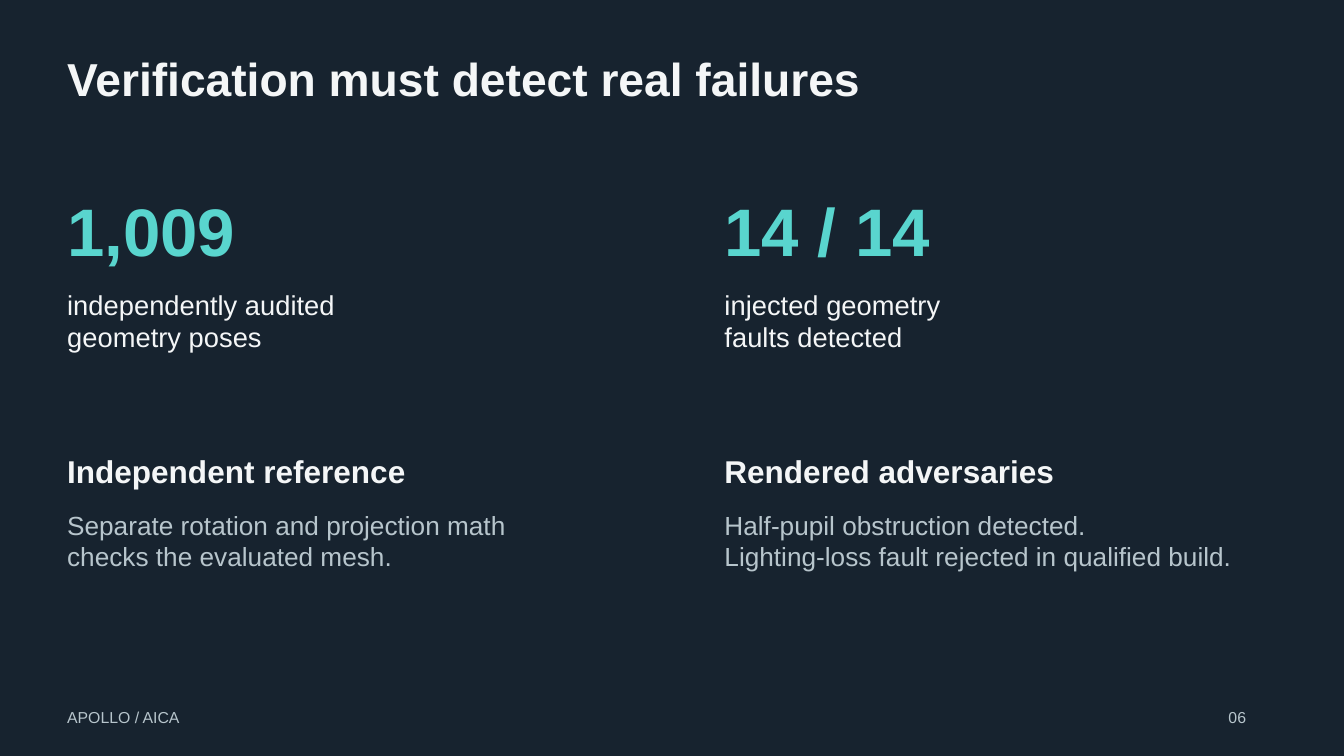
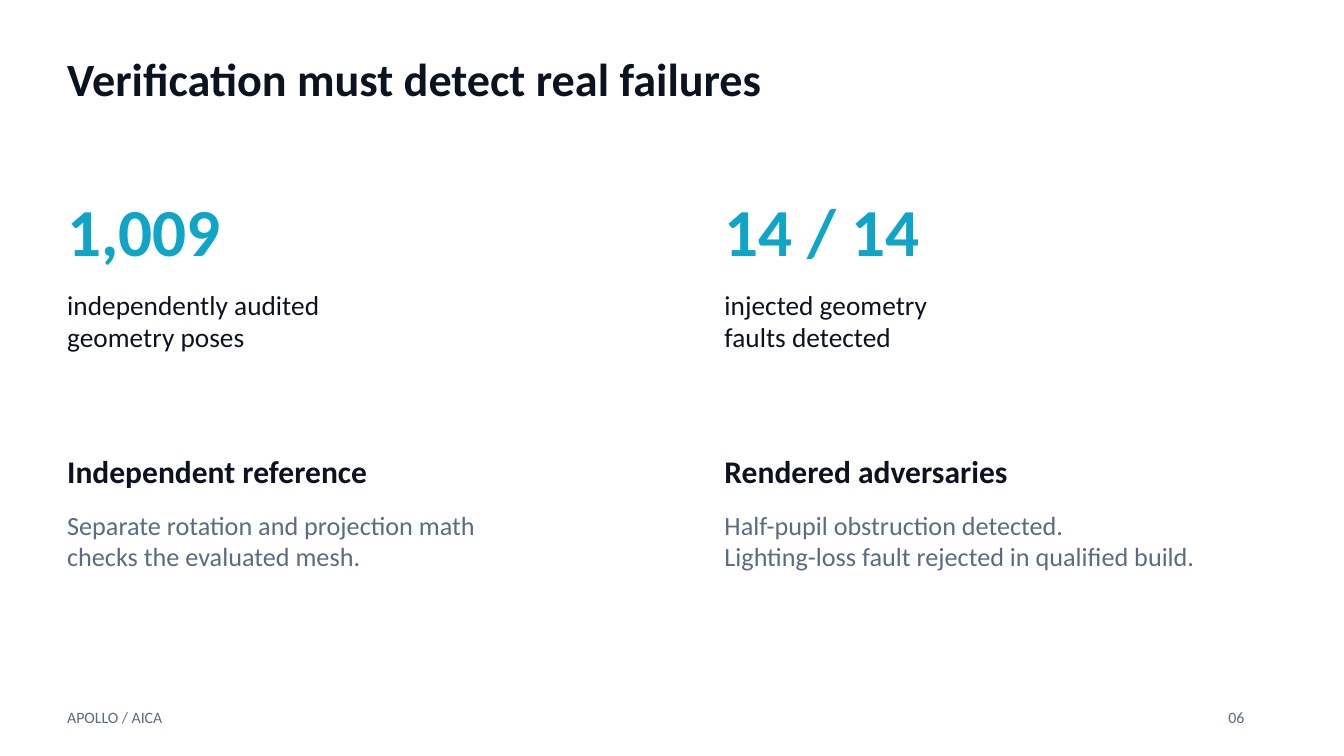
Before and after one commit to Eldo-John-Giby/Apollo, a slide deck: slide 6 of Apollo_SamsungXR_Presentation.pptx. Drawn at 1344x756 pixels with LibreOffice and Linux fonts; fonts in the diff are those of the drawing. Boxes give left, top, right and bottom in pixels: in the first picture for what was removed or moved away, otherwise in the second. Text is boxed around its words. In the diff, an @@ line names an element or a change of style, - is before the commit and + after.

Commit message:
docs: restore original slide theme and render full-head cover GIF

```diff
--- a/Apollo_SamsungXR_Presentation.pptx
+++ b/Apollo_SamsungXR_Presentation.pptx
@@ background #17232F to #FFFFFF @@
@@ text "1,009" at (x1=67, y1=212, x2=220, y2=265): font Arial to Calibri, text colour #59D5CE to #0EA5C6 @@
@@ text "14 / 14" at (x1=724, y1=212, x2=920, y2=256): font Arial to Calibri, text colour #59D5CE to #0EA5C6 @@
@@ font Arial to Calibri, text colour #F4F6F7 to #0B1220 in 5 elements at (x1=67, y1=63, x2=762, y2=97), (x1=67, y1=296, x2=319, y2=352), (x1=724, y1=296, x2=927, y2=348), (x1=67, y1=461, x2=367, y2=488), (x1=724, y1=461, x2=1007, y2=484) @@
@@ font Arial to Calibri, text colour #B7C5CC to #5B6B80 in 4 elements at (x1=67, y1=712, x2=163, y2=723), (x1=1228, y1=712, x2=1244, y2=723), (x1=67, y1=517, x2=475, y2=566), (x1=724, y1=517, x2=1194, y2=571) @@
```
Also in this commit, not shown: 13 other slides changed.
